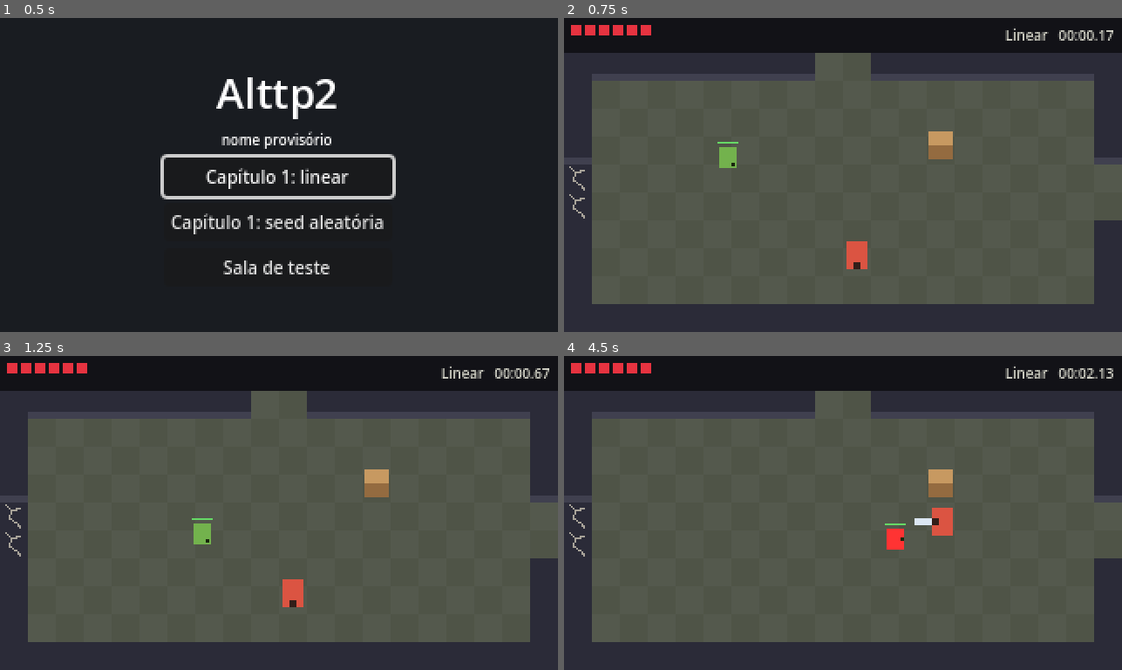
Above: before the commit, frames 1-4 (two rows, left to right).
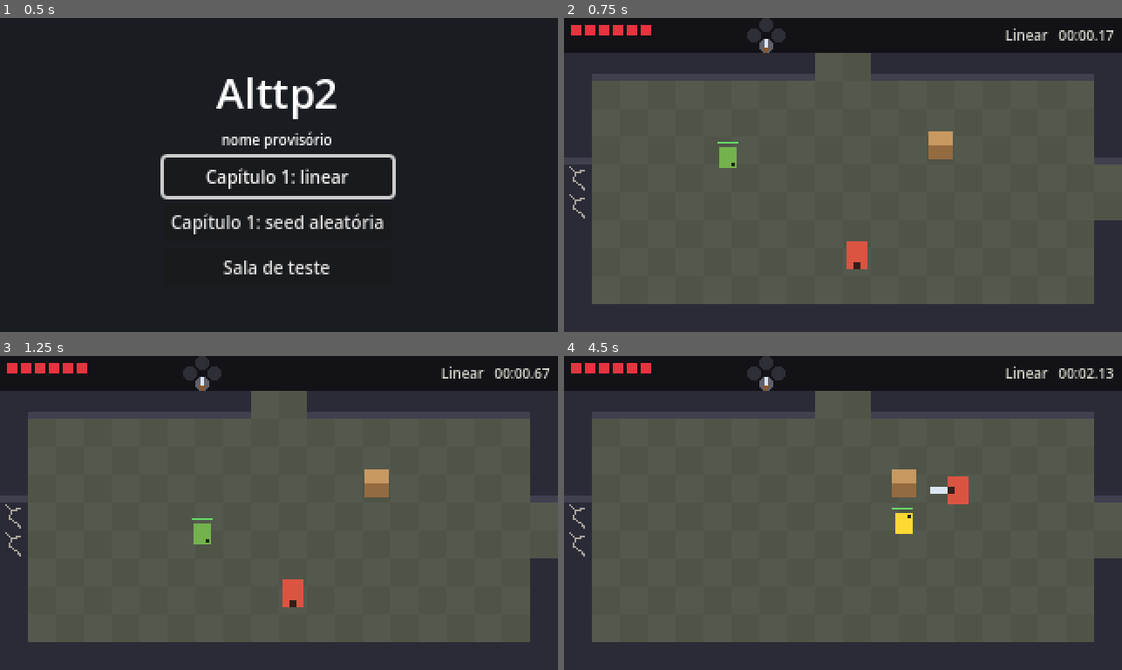
Above: after the commit, the same moments.

Repository: marcelozorza/Alttp2
Game: Godot game, scene res://ui/title_screen.tscn
The game is run twice, just before and just after one commit, with the same random seed, the same clock (stepped at 60 frames per second) and the same inputs.
Inputs:
- Up to frame 1 (0.5 s): no input
- Up to frame 2 (0.75 s): click "Capítulo 1: linear" at 0.5 s
- Up to frame 3 (1.25 s): no input
- Up to frame 4 (4.5 s): hold D (move_right) 1.28-2.03 s; tap J (attack) at 1.35, 3.8, 4.35 s; tap Space (jump, bound only after the commit) at 1.52, 1.82, 2.27, 2.57, 3.05, 3.6, 3.77, 4.07 s; tap L (switch_tool, bound only before the commit) at 1.55, 2.1 s; hold Escape (back_to_menu) 2.03-2.78 s; tap K (use_tool, bound only before the commit) at 2.3, 2.85 s; hold D (move_right) 2.78-3.53 s; hold W (move_up) 3.53-4.28 s; hold A (move_left) from 4.28 s (still down)

Frame 1 is identical in both runs. In frame 2, 0.4% of the frame differs, in the area x 32-40%, y 0-12%; in frame 3, 0.4%; in frame 4, 2.2%, in the area x 32-73%, y 0-62%.

Commit message:
Um botão para cada ferramenta e item do baú que some
- Espada, pulo, chama e bomba ganham cada um o seu botão de face, sem
  troca de ferramenta. O botão de uma ferramenta só funciona depois de
  o personagem encontrá-la.
- O HUD mostra os quatro botões num losango, com a posição lida do mapa
  de entrada do projeto. A lâmina da espada fica magenta com a trava.
- O item que sobe do baú some ao fim da animação.
- README e documento de design atualizados, com a cena de cerco
  guardada para depois.

Co-Authored-By: Claude Opus 5.5 <noreply@anthropic.com>
Claude-Session: https://claude.ai/code/session_016s7New5LTHa6UAzWiptqTv

Diff:
--- a/items/chest.gd
+++ b/items/chest.gd
@@ -48,8 +48,9 @@
 	queue_redraw()
 
 
+## Redesenha enquanto o item aparece e mais uma vez depois, para apagá-lo.
 func _physics_process(_delta: float) -> void:
-	if is_open and Engine.get_physics_frames() - _open_tick <= SHOW_ITEM_TICKS:
+	if is_open and Engine.get_physics_frames() - _open_tick <= SHOW_ITEM_TICKS + 1:
 		queue_redraw()
 
 
--- a/player/player.gd
+++ b/player/player.gd
@@ -18,10 +18,12 @@
 ## contra uma parede, arremessa o personagem para trás, e ele só recupera o
 ## controle quando o atrito reduz a velocidade abaixo de recover_speed.
 ##
-## As ferramentas ficam num botão próprio, e outro botão troca a ferramenta
-## escolhida. A mola dá um pulo vertical: o personagem sobe no eixo da câmera,
-## cresce na tela e mantém o mesmo controle do chão, sem ganhar distância. Com
-## ela, ele sobe degraus altos (ver obstacles/ledge.gd).
+## O jogo é feito para o controle, com a espada e cada ferramenta no seu
+## próprio botão, definidos no mapa de entrada do projeto. O botão de uma
+## ferramenta não faz nada antes de o personagem tê-la. A mola dá um pulo
+## vertical: o personagem sobe no eixo da câmera, cresce na tela e mantém o
+## mesmo controle do chão, sem ganhar distância. Com ela, ele sobe degraus altos
+## (ver obstacles/ledge.gd).
 ##
 ## A espada pode ficar travada por um tempo, como faz a granada do ugly. Uma
 ## barra magenta acima da cabeça mostra quanto falta, e as ferramentas seguem
@@ -122,12 +124,10 @@
 @export_range(0, 12, 1) var corner_tolerance := 6
 
 ## Direção para onde o personagem olha, sempre uma das 4 direções retas.
-## Define, no futuro, para onde as ferramentas são usadas. Segurar a ação
+## Define para onde vão o golpe, a chama e a bomba. Segurar a ação
 ## lock_facing mantém a frente, o que permite andar de lado.
 var facing := Vector2.DOWN
 var health := 0
-## Ferramenta usada pelo botão de ferramenta. Um Item.Id.
-var selected_tool: int = Item.Id.NONE
 ## Onde o personagem reaparece ao perder toda a vida.
 var spawn_position := Vector2.ZERO
 
@@ -166,9 +166,6 @@
 	health = max_health
 	spawn_position = global_position
 	_tools = starting_tools << 1
-	var owned := owned_tools()
-	if not owned.is_empty():
-		selected_tool = owned[0]
 
 
 func _physics_process(delta: float) -> void:
@@ -181,10 +178,7 @@
 		_update_facing(direction)
 		if Input.is_action_just_pressed("attack"):
 			_attack()
-		if Input.is_action_just_pressed("use_tool"):
-			_use_tool()
-	if Input.is_action_just_pressed("switch_tool"):
-		_switch_tool()
+		_use_tools()
 	if _state == State.KNOCKBACK:
 		# Arremessado, sem controle, até o atrito parar o personagem.
 		velocity = velocity.move_toward(Vector2.ZERO, friction * delta)
@@ -204,24 +198,14 @@
 	return Item.has(_tools, id)
 
 
-## Ferramentas que o personagem tem, na ordem do botão de troca.
-func owned_tools() -> Array[int]:
-	var owned: Array[int] = []
-	for id: int in Item.TOOLS:
-		if has_tool(id):
-			owned.append(id)
-	return owned
-
-
-## Recebe o item de um baú. Uma ferramenta nova já fica escolhida, e um
-## coração aumenta a vida máxima e enche a vida.
+## Recebe o item de um baú. Uma ferramenta passa a funcionar no seu botão, e
+## um coração aumenta a vida máxima e enche a vida.
 func give_item(id: int) -> void:
 	if id == Item.Id.HEART:
 		max_health += heart_bonus
 		health = max_health
 	elif id in Item.TOOLS:
 		_tools |= Item.bit(id)
-		selected_tool = id
 
 
 ## Altura dos pés acima do chão, em pixels.
@@ -301,24 +285,16 @@
 	respawned.emit()
 
 
-## Usa a ferramenta escolhida. No ar, só a espada funciona.
-func _use_tool() -> void:
+## Cada ferramenta responde ao seu botão. No ar, só a espada funciona.
+func _use_tools() -> void:
 	if is_airborne():
 		return
-	match selected_tool:
-		Item.Id.BOMB:
-			_place_bomb()
-		Item.Id.FIRE:
-			_shoot_fire()
-		Item.Id.SPRING:
-			_z_velocity = 4.0 * jump_height / jump_time
-
-
-func _switch_tool() -> void:
-	var owned := owned_tools()
-	if owned.is_empty():
-		return
-	selected_tool = owned[(owned.find(selected_tool) + 1) % owned.size()]
+	if Input.is_action_just_pressed("use_fire") and has_tool(Item.Id.FIRE):
+		_shoot_fire()
+	if Input.is_action_just_pressed("use_bomb") and has_tool(Item.Id.BOMB):
+		_place_bomb()
+	if Input.is_action_just_pressed("jump") and has_tool(Item.Id.SPRING):
+		_z_velocity = 4.0 * jump_height / jump_time
 
 
 ## Solta uma bomba aos pés, um pouco à frente. O personagem atravessa as
@@ -557,8 +533,8 @@
 	_body.size = body_size
 	_facing_marker.visible = _state != State.FALLEN
 	var invincible := Engine.get_physics_frames() < _invincible_until_tick
-	var blink := posmod(Engine.get_physics_frames(), 6) < 3
-	modulate.a = 0.3 if invincible and blink else 1.0
+	var flicker := posmod(Engine.get_physics_frames(), 6) < 3
+	modulate.a = 0.3 if invincible and flicker else 1.0
 	# No ar, o corpo sobe e cresce, e a sombra fica no chão.
 	_visual_offset = move_toward(_visual_offset, 0.0, VISUAL_CATCH_UP)
 	_drawn_height = move_toward(_drawn_height, _z, 4.0)
--- a/project.godot
+++ b/project.godot
@@ -71,22 +71,28 @@
 "deadzone": 0.2,
 "events": [Object(InputEventKey,"resource_local_to_scene":false,"resource_name":"","device":-1,"window_id":0,"alt_press …(192 unchanged characters)…
 , Object(InputEventKey,"resource_local_to_scene":false,"resource_name":"","device":-1,"window_id":0,"alt_pressed":false …(183 unchanged characters)…
-, Object(InputEventKey,"resource_local_to_scene":false,"resource_name":"","device":-1,"window_id":0,"alt_pressed":false,"shift_pressed":false,"ctrl_pressed":false,"meta_pressed":false,"pressed":false,"keycode":0,"physical_keycode":32,"key_label":0,"unicode":32,"location":0,"echo":false,"script":null)
 , Object(InputEventJoypadButton,"resource_local_to_scene":false,"resource_name":"","device":-1,"button_index":0,"pressure":0.0,"pressed":false,"script":null)
 ]
 }
-use_tool={
+use_fire={
 "deadzone": 0.2,
 "events": [Object(InputEventKey,"resource_local_to_scene":false,"resource_name":"","device":-1,"window_id":0,"alt_press …(192 unchanged characters)…
 , Object(InputEventKey,"resource_local_to_scene":false,"resource_name":"","device":-1,"window_id":0,"alt_pressed":false …(183 unchanged characters)…
 , Object(InputEventJoypadButton,"resource_local_to_scene":false,"resource_name":"","device":-1,"button_index":2,"pressure":0.0,"pressed":false,"script":null)
 ]
 }
-switch_tool={
+use_bomb={
 "deadzone": 0.2,
 "events": [Object(InputEventKey,"resource_local_to_scene":false,"resource_name":"","device":-1,"window_id":0,"alt_press …(192 unchanged characters)…
 , Object(InputEventKey,"resource_local_to_scene":false,"resource_name":"","device":-1,"window_id":0,"alt_pressed":false …(182 unchanged characters)…
 , Object(InputEventJoypadButton,"resource_local_to_scene":false,"resource_name":"","device":-1,"button_index":3,"pressure":0.0,"pressed":false,"script":null)
+]
+}
+jump={
+"deadzone": 0.2,
+"events": [Object(InputEventKey,"resource_local_to_scene":false,"resource_name":"","device":-1,"window_id":0,"alt_pressed":false,"shift_pressed":false,"ctrl_pressed":false,"meta_pressed":false,"pressed":false,"keycode":0,"physical_keycode":32,"key_label":0,"unicode":32,"location":0,"echo":false,"script":null)
+, Object(InputEventKey,"resource_local_to_scene":false,"resource_name":"","device":-1,"window_id":0,"alt_pressed":false,"shift_pressed":false,"ctrl_pressed":false,"meta_pressed":false,"pressed":false,"keycode":0,"physical_keycode":86,"key_label":0,"unicode":118,"location":0,"echo":false,"script":null)
+, Object(InputEventJoypadButton,"resource_local_to_scene":false,"resource_name":"","device":-1,"button_index":1,"pressure":0.0,"pressed":false,"script":null)
 ]
 }
 back_to_menu={
--- a/ui/hud.gd
+++ b/ui/hud.gd
@@ -1,23 +1,53 @@
 extends Control
-## HUD: a vida, um quadrado por ponto, e a ferramenta escolhida numa moldura,
-## com as outras ferramentas que o personagem já tem ao lado. No capítulo,
-## mostra também o modo da partida e o cronômetro numa barra no alto da tela.
+## HUD: a vida, um quadrado por ponto, e os quatro botões de face do controle
+## num losango, cada um na posição do botão. A espada fica sempre no seu botão,
+## com a lâmina magenta enquanto está travada. O botão de uma ferramenta que o
+## personagem ainda não tem aparece vazio e apagado. No capítulo, mostra também
+## o modo da partida e o cronômetro numa barra no alto da tela.
 
 const PIP_SIZE := Vector2(6.0, 6.0)
 const PIP_GAP := 2.0
 const FULL_COLOR := Color(0.9, 0.2, 0.25, 1.0)
 const EMPTY_COLOR := Color(0.25, 0.1, 0.12, 1.0)
 const BAR_COLOR := Color(0.07, 0.07, 0.09, 1.0)
-const FRAME_COLOR := Color(0.85, 0.8, 0.65, 1.0)
 const TEXT_COLOR := Color(0.85, 0.85, 0.8, 1.0)
+## Fundo de um botão com espada ou ferramenta.
+const BUTTON_COLOR := Color(0.38, 0.38, 0.42, 1.0)
+## Fundo de um botão cuja ferramenta o personagem ainda não tem.
+const EMPTY_BUTTON_COLOR := Color(0.18, 0.18, 0.21, 1.0)
+const BUTTON_RADIUS := 4.0
 ## Tamanho da barra do capítulo, a largura toda da tela.
 const BAR_SIZE := Vector2(320.0, 20.0)
-## Moldura da ferramenta escolhida, relativa ao HUD.
-const TOOL_BOX := Rect2(104.0, -3.0, 14.0, 14.0)
+## Centro do botão de cima, relativo ao HUD.
+const BUTTONS_TOP := Vector2(112.0, 0.0)
+## Posição de cada botão de face a partir do botão de cima, pelo índice do
+## Godot, que segue a posição física do botão: 0 embaixo, 1 à direita, 2 à
+## esquerda e 3 em cima.
+const FACE_BUTTON_OFFSETS := [
+	Vector2(0.0, 12.0), Vector2(7.0, 6.0), Vector2(-7.0, 6.0), Vector2(0.0, 0.0)
+]
+## Ferramenta de cada ação. A espada fica de fora, por não ser uma ferramenta.
+const TOOL_ACTIONS := {
+	&"use_fire": Item.Id.FIRE,
+	&"use_bomb": Item.Id.BOMB,
+	&"jump": Item.Id.SPRING,
+}
+const ICON_FACTOR := 0.6
 const FONT_SIZE := 8
 
 ## Ligado, desenha a barra de fundo do capítulo, que esconde a sala vizinha.
 @export var show_bar := false
+
+## Centro do botão de cada ação, lido do mapa de entrada do projeto. Assim o
+## HUD acompanha uma troca de botões feita no editor, em Configurações do
+## Projeto, aba Mapa de Entrada. Uma ação sem botão de face fica de fora.
+var _button_centers := {}
+
+
+func _ready() -> void:
+	_find_button_center(&"attack")
+	for action: StringName in TOOL_ACTIONS:
+		_find_button_center(action)
 
 
 func _process(_delta: float) -> void:
@@ -30,7 +60,7 @@
 	var player := get_tree().get_first_node_in_group("player") as Player
 	if player:
 		_draw_health(player)
-		_draw_tools(player)
+		_draw_buttons(player)
 	var chapter := get_tree().get_first_node_in_group("chapter")
 	if chapter:
 		var text := "%s   %s" % [chapter.call("mode_text"), chapter.call("time_text")]
@@ -46,20 +76,37 @@
 		)
 
 
+func _find_button_center(action: StringName) -> void:
+	for event: InputEvent in InputMap.action_get_events(action):
+		var button := event as InputEventJoypadButton
+		if not button:
+			continue
+		var index: int = button.button_index
+		if index >= 0 and index < FACE_BUTTON_OFFSETS.size():
+			var offset: Vector2 = FACE_BUTTON_OFFSETS[index]
+			_button_centers[action] = BUTTONS_TOP + offset
+			return
+
+
 func _draw_health(player: Player) -> void:
 	for i: int in player.max_health:
 		var pip_position := Vector2(i * (PIP_SIZE.x + PIP_GAP), 0.0)
 		draw_rect(Rect2(pip_position, PIP_SIZE), FULL_COLOR if i < player.health else EMPTY_COLOR)
 
 
-func _draw_tools(player: Player) -> void:
-	var owned := player.owned_tools()
-	if owned.is_empty():
-		return
-	draw_rect(TOOL_BOX, FRAME_COLOR, false, 1.0)
-	ToolIcons.draw(self, player.selected_tool, TOOL_BOX.get_center())
-	var x := TOOL_BOX.end.x + 7.0
-	for id: int in owned:
-		if id != player.selected_tool:
-			ToolIcons.draw(self, id, Vector2(x, TOOL_BOX.get_center().y), 0.6)
-			x += 9.0
+func _draw_buttons(player: Player) -> void:
+	if _button_centers.has(&"attack"):
+		var sword_center: Vector2 = _button_centers[&"attack"]
+		draw_circle(sword_center, BUTTON_RADIUS, BUTTON_COLOR)
+		var blade := Player.SWORD_LOCK_COLOR if player.is_sword_locked() else ToolIcons.BLADE_COLOR
+		ToolIcons.draw_sword(self, sword_center, ICON_FACTOR, blade)
+	for action: StringName in TOOL_ACTIONS:
+		if not _button_centers.has(action):
+			continue
+		var center: Vector2 = _button_centers[action]
+		var id: int = TOOL_ACTIONS[action]
+		if player.has_tool(id):
+			draw_circle(center, BUTTON_RADIUS, BUTTON_COLOR)
+			ToolIcons.draw(self, id, center, ICON_FACTOR)
+		else:
+			draw_circle(center, BUTTON_RADIUS, EMPTY_BUTTON_COLOR)
--- a/ui/tool_icons.gd
+++ b/ui/tool_icons.gd
@@ -1,7 +1,8 @@
 class_name ToolIcons
-## Desenhos provisórios dos itens, usados no HUD e nos baús. Cada item tem uma
-## forma e uma cor fixas, que se repetem no mundo: a bomba é a mesma do chão,
-## e a chama tem a cor da bola de fogo.
+## Desenhos provisórios dos itens, usados no HUD e nos baús, e da espada, que
+## aparece no HUD. Cada item tem uma forma e uma cor fixas, que se repetem no
+## mundo: a bomba é a mesma do chão, a chama tem a cor da bola de fogo e a
+## lâmina tem a cor da espada do personagem.
 
 const BOMB_COLOR := Color(0.12, 0.12, 0.17, 1.0)
 const FUSE_COLOR := Color(1.0, 0.75, 0.25, 1.0)
@@ -9,6 +10,8 @@
 const FLAME_INNER_COLOR := Color(1.0, 0.9, 0.4, 1.0)
 const SPRING_COLOR := Color(0.55, 0.85, 0.45, 1.0)
 const HEART_COLOR := Color(0.9, 0.2, 0.25, 1.0)
+const BLADE_COLOR := Color(0.86, 0.9, 0.95, 1.0)
+const HILT_COLOR := Color(0.55, 0.34, 0.16, 1.0)
 const FLAME := [Vector2(0, -6), Vector2(4, 0), Vector2(3, 4), Vector2(-3, 4), Vector2(-4, 0)]
 const FLAME_CORE := [Vector2(0, -2), Vector2(2, 1), Vector2(1, 3), Vector2(-1, 3), Vector2(-2, 1)]
 const COIL := [
@@ -38,6 +41,19 @@
 			canvas.draw_colored_polygon(_points(HEART_TIP, center, factor), HEART_COLOR)
 
 
+## Desenha a espada centrada em center, no mesmo tamanho dos itens. A lâmina
+## usa blade_color, que no HUD mostra a espada travada.
+static func draw_sword(
+	canvas: CanvasItem, center: Vector2, factor := 1.0, blade_color := BLADE_COLOR
+) -> void:
+	var blade := Rect2(center + Vector2(-1.0, -6.0) * factor, Vector2(2.0, 8.0) * factor)
+	var guard := Rect2(center + Vector2(-3.0, 2.0) * factor, Vector2(6.0, 1.5) * factor)
+	var grip := Rect2(center + Vector2(-1.0, 3.5) * factor, Vector2(2.0, 2.5) * factor)
+	canvas.draw_rect(blade, blade_color)
+	canvas.draw_rect(guard, HILT_COLOR)
+	canvas.draw_rect(grip, HILT_COLOR)
+
+
 static func _points(shape: Array, center: Vector2, factor: float) -> PackedVector2Array:
 	var points := PackedVector2Array()
 	for point: Vector2 in shape:
Not shown, changed: docs/design.md
